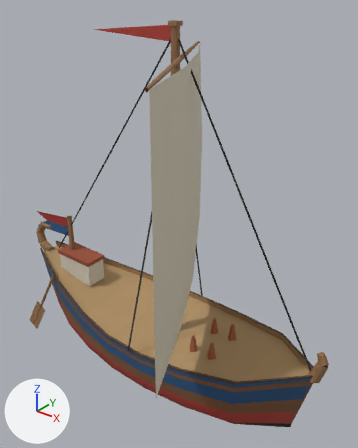
The glTF model public/harbour/kit/hull_usd_coaster_boat.glb, before and after one commit.
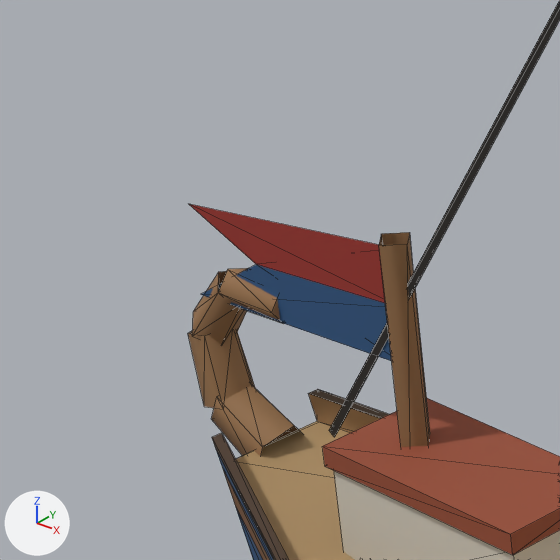
Old and new are each drawn whole from a camera (50 mm lens) standing at (6.04, -6.8, 7.56) and looking at (0.31, 0.37, 3.12) and again close up on the part from 2% to 27% of the width and 40% to 60% of the height. Arrows for +X, +Y and +Z are at lower left; the lights stay in place. The older version's two pictures come first. The close-ups show mesh edges as thin lines. Where no turn or scale is listed for an object, it has been applied to the vertices. Vertices at exactly the same position are counted once.

In view in the first close-up: 'deck', 'flag', 'hull', 'mast', 'rigging'.
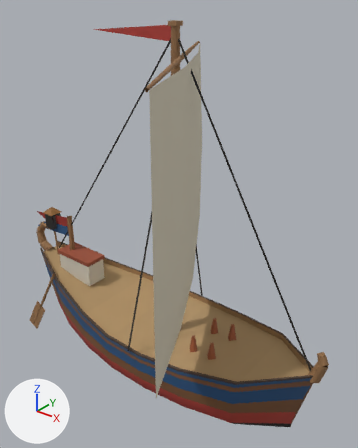
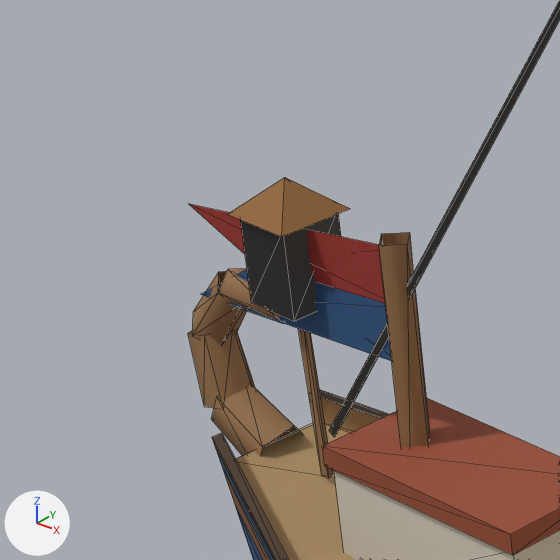
Where the newer file only moved an object's origin or applied its transform, the numbers keep the older frame.

Edits to the bpy script that builds the scene:
```text
Add mat_hb_emissive:
    mat_hb_emissive = bpy.data.materials.new('hb_emissive')
    # nodes: BsdfPrincipled, Mix, OutputMaterial, VertexColor
    # colours: white #e7e7e7, mixed with the vertex colours
Change me_deck_001:
    used by ob_deck; location = (-1.004, 0.0, 0.481)
    remove me_deck_001.from_pydata(...)  # 80 vertices, 108 faces; spans x -2.84..2.84, y -0.86..0.86, z -1.16..1.16
    add me_deck_001.from_pydata(...)  # 95 vertices, 120 faces; spans x -2.84..2.84, y -0.86..0.86, z -1.16..2.12
    me_deck_001 part 1
    15 vertices are added at x -2.58..-2.25, y -0.17..0.17, z 0.79..2.12
    12 new faces join them
Add me_stern_lantern_glass_001:
    me_stern_lantern_glass_001.from_pydata(...)  # 8 vertices, 8 faces; spans x -0.135..0.135, y -0.135..0.135, z -0.196..0.196
    me_stern_lantern_glass_001.materials.append(mat_hb_emissive)
Add ob_stern_lantern_glass:
    ob_stern_lantern_glass = bpy.data.objects.new('stern_lantern_glass', me_stern_lantern_glass_001)
    ob_stern_lantern_glass.location = (-3.42, 0.0, 2.258)
```

What differs and where, as boxes [x1, y1, x2, y2] in the close-ups (560 x 560 px):
'deck', reshaped: before [322, 398, 560, 560]; after [228, 177, 560, 560]
'stern_lantern_glass', added: after [241, 214, 341, 321]
part 1 of me_deck_001, added: after [228, 177, 350, 479]
